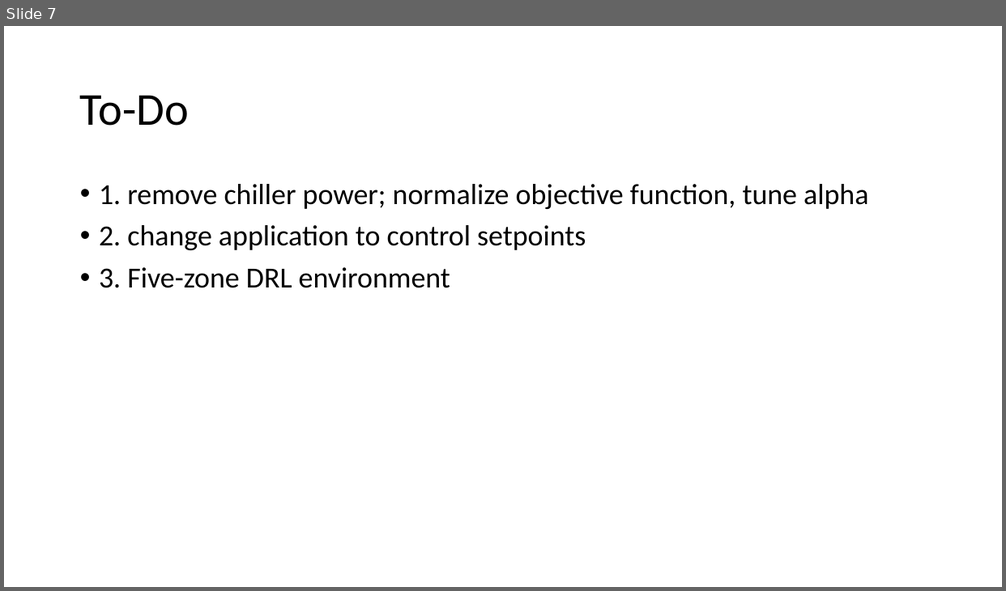
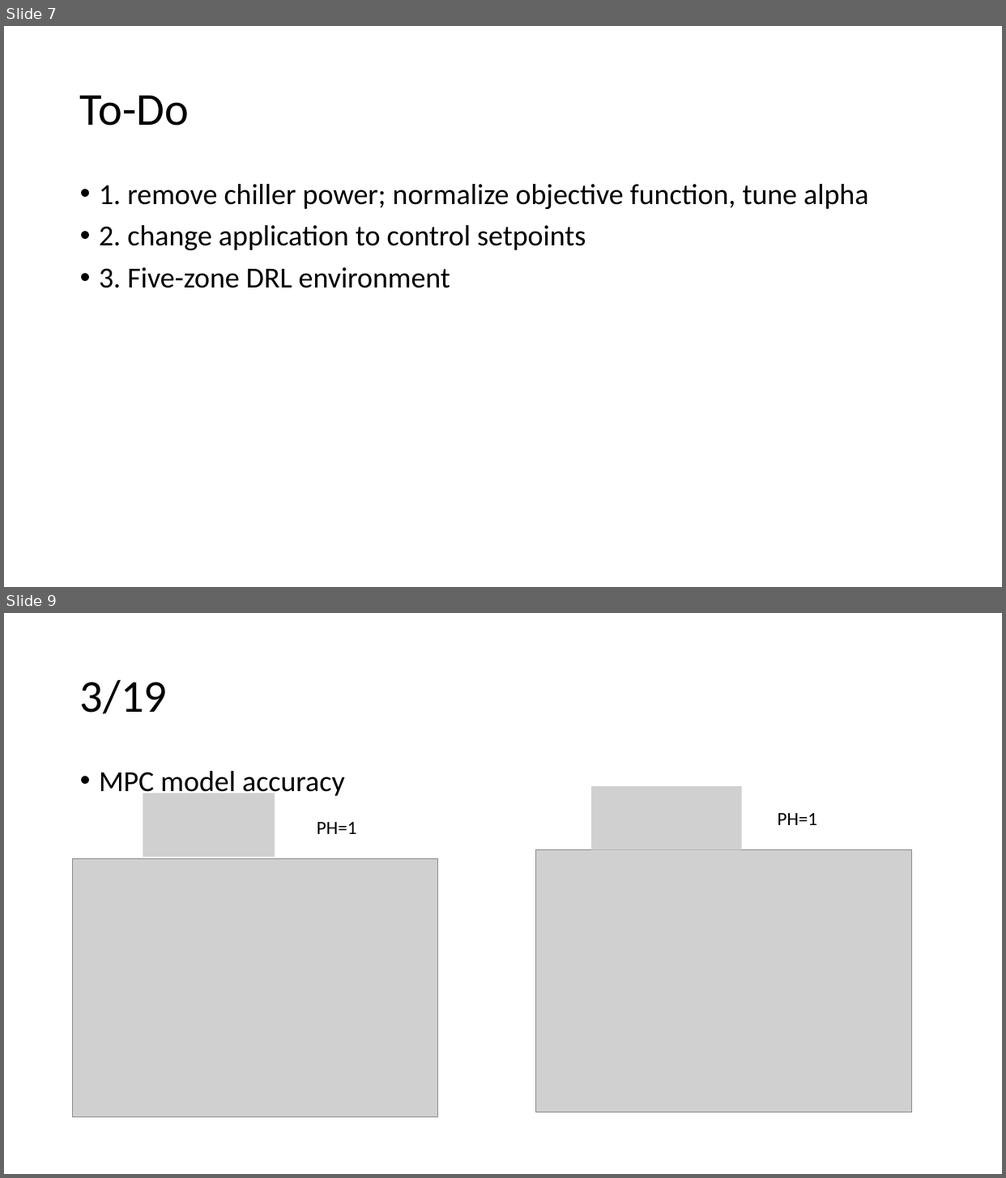
Before and after one commit to YangyangFu/mpc-drl-tl, a slide deck: meeting/20210316.pptx. Shown one above the other, each under a label of ours: slide 7 before the commit, slides 7 and 9 after it; the slides between them are not shown. The pictures are 1006x591 and 1006x1178 pixels, drawn with LibreOffice and Linux fonts; fonts in the diff are those of the drawing; grey boxes stand for pictures. Boxes give left, top, right and bottom in pixels: in the first picture for what was removed or moved away, otherwise in the second. Text is boxed around its words. In the diff, an @@ line names an element or a change of style, - is before the commit and + after.

Commit message:
Added zone temperature prediction using ANN model - but the temperature out isnot very sensitive to control input changes. Need check the thermal response of zone temperature in terms of control inputs

```diff
--- a/meeting/20210316.pptx
+++ b/meeting/20210316.pptx
@@ slide 9 added at (x1=4, y1=613, x2=1002, y2=1174), background #FFFFFF @@
@@ title added at (x1=80, y1=679, x2=167, y2=714), 44 pt, text #000000 @@
+3/19
@@ text added at (x1=99, y1=771, x2=345, y2=798), 28 pt, text #000000 @@
+• MPC model accuracy
@@ picture added at (x1=143, y1=794, x2=275, y2=857) @@
@@ picture added at (x1=592, y1=786, x2=742, y2=850) @@
@@ text added at (x1=317, y1=822, x2=356, y2=834), 18 pt, text #000000 @@
+PH=1
@@ text added at (x1=778, y1=813, x2=817, y2=825), 18 pt, text #000000 @@
+PH=1
@@ picture added at (x1=535, y1=850, x2=912, y2=1112) @@
@@ picture added at (x1=73, y1=858, x2=438, y2=1117) @@
```
Also in this commit, not shown: 1 other slide added, 2 slides removed, 35 other files.
